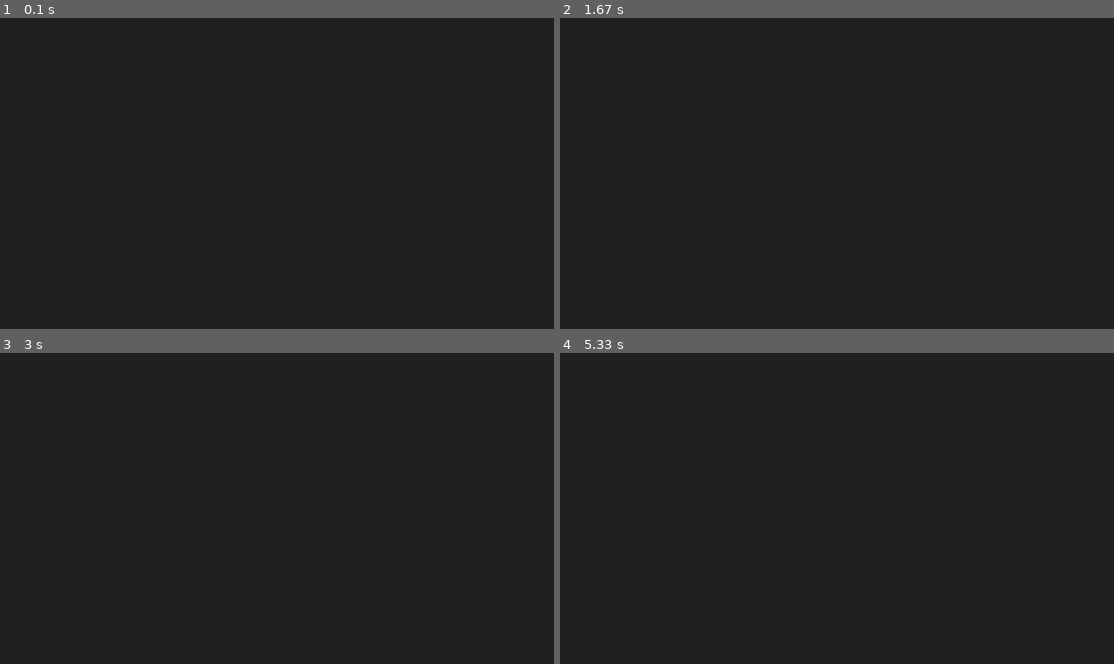
Above: before the commit, frames 1-4 (two rows, left to right).
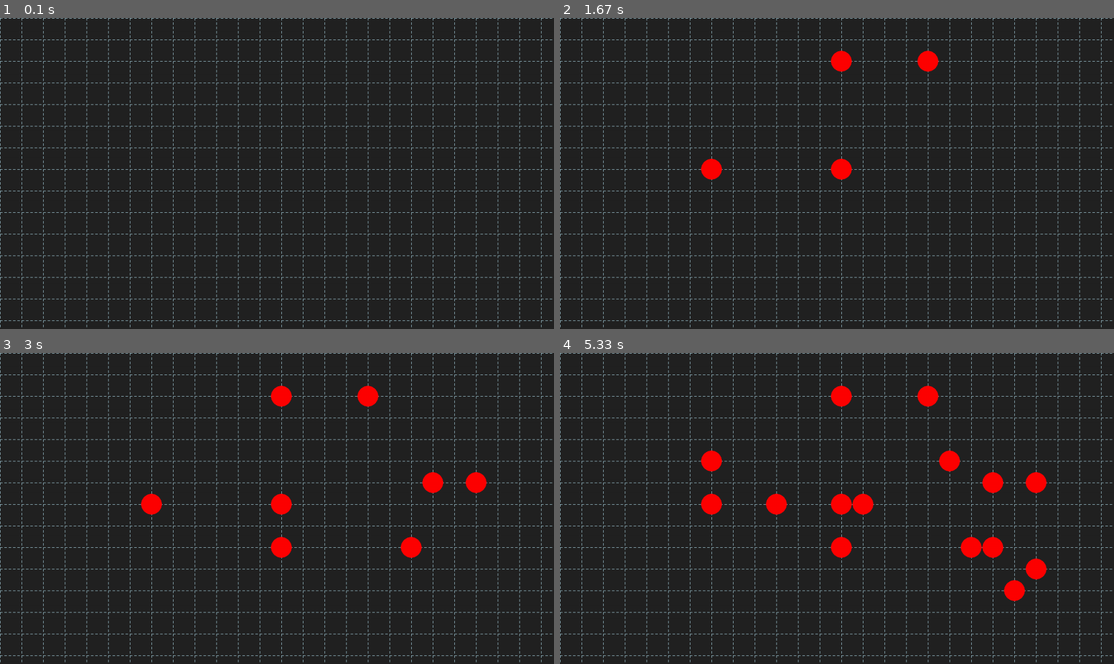
Above: after the commit, the same moments.

Repository: PatrickOSDeveloper/BallSim-py
Game: pygame game, started from main.py
The game is run twice, just before and just after one commit, with the same random seed, the same clock (stepped at 60 frames per second) and the same inputs.
Inputs (mouse positions are in pixels of both pictures, inside the frame that each line leads up to):
- Up to frame 1 (0.1 s): no input
- Up to frame 2 (1.67 s): click (837, 173) at 0.38 s; click (704, 176) at 0.72 s; click (920, 64) at 1.05 s; click (848, 67) at 1.38 s
- Up to frame 3 (3 s): click (282, 539) at 1.72 s; click (421, 558) at 2.05 s; click (421, 480) at 2.38 s; click (476, 483) at 2.72 s
- Up to frame 4 (5.33 s): click (1030, 570) at 3.05 s; click (859, 496) at 3.38 s; click (715, 452) at 3.72 s; click (986, 542) at 4.05 s; click (953, 468) at 4.42 s; click (781, 496) at 4.92 s; click (1008, 583) at 5.25 s

The runs differ from the first frame. In frame 1, 5.2% of the frame differs, in the area x 0-100%, y 0-100%; in frame 2, 6.0%; in frame 3, 6.8%; in frame 4, 8.1%.

Commit message:
Added grid drawing logic, ball placement logic

Diff:
--- a/main.py
+++ b/main.py
@@ -7,11 +7,16 @@
     print(f"Failed to load module. {err}")
     sys.exit(2)
 
-DEFAULT_HEIGHT = 1280
-DEFAULT_WIDTH = 720
+DEFAULT_WIDTH = 1280
+DEFAULT_HEIGHT = 720
 DEFAULT_BG_COLOR = (34, 34, 34)
 DEFAULT_BALL_RADIUS = 24
 DEFAULT_BALL_COLOR = (255, 0, 0)
+
+GRID_SPACING = 50
+GRID_COLOR = (173, 216, 230)
+GRID_DASH_LENGTH = 5
+GRID_GAP_LENGTH = 5
 
 class BallPath:
     """Holds the animation path data for a Ball object."""
@@ -86,7 +91,7 @@
 
         self.scene = Scene()
 
-        self.screen = pg.display.set_mode((self.scene.height, self.scene.width))
+        self.screen = pg.display.set_mode((self.scene.width, self.scene.height))
         pg.display.set_caption("BallSim — Scene Editor")
 
         self.clock = pg.time.Clock()
@@ -109,6 +114,16 @@
             if event.type == QUIT:
                 self.running = False
 
+            if event.type == MOUSEBUTTONDOWN:
+                # 1 = Left-click
+                if event.button == 1:
+                    mouse_pos = pg.mouse.get_pos()
+                    snapped_pos = self.snap_to_grid(mouse_pos)
+
+                    new_ball = Ball(position=pg.math.Vector2(snapped_pos))
+
+                    self.scene.add_ball(new_ball)
+
         # TODO: Add support for other user events.
 
     def update(self):
@@ -119,6 +134,7 @@
         """Draw everything to the screen."""
         self.screen.fill(self.scene.get_render_bg_color())
 
+        self.draw_grid()
 
         sorted_balls = sorted(self.scene.balls, key=lambda b: b.layer)
 
@@ -132,6 +148,33 @@
 
         pg.display.flip()
 
+    def draw_grid(self):
+        """Draws the grid over the canvas in the scene editor window."""
+
+        for x in range(0, self.scene.width, GRID_SPACING):
+            for y in range(0, self.scene.height, GRID_DASH_LENGTH + GRID_GAP_LENGTH):
+                start_pos = (x, y)
+                end_pos = (x, y + GRID_DASH_LENGTH)
+                # Check that we do not draw past the screen height
+                if end_pos[1] > self.scene.height:
+                    end_pos = (x, self.scene.height)
+                pg.draw.line(self.screen, GRID_COLOR, start_pos, end_pos, 1)
+
+        for y in range(0, self.scene.height, GRID_SPACING):
+            for x in range(0, self.scene.width, GRID_DASH_LENGTH + GRID_GAP_LENGTH):
+                start_pos = (x, y)
+                end_pos = (x + GRID_DASH_LENGTH, y)
+                # Check that we do not draw past the screen width
+                if end_pos[0] > self.scene.width:
+                    end_pos = (x, self.scene.height)
+                pg.draw.line(self.screen, GRID_COLOR, start_pos, end_pos, 1)
+
+    def snap_to_grid(self, pos: tuple[int, int]) -> tuple[int, int]:
+        """Calculate the nearest grid intersection to a given position."""
+        x, y = pos
+        snapped_x = round(x / GRID_SPACING) * GRID_SPACING
+        snapped_y = round(y / GRID_SPACING) * GRID_SPACING
+        return (snapped_x, snapped_y)
 
 # --- Entry Point ---
 if __name__ == "__main__":
